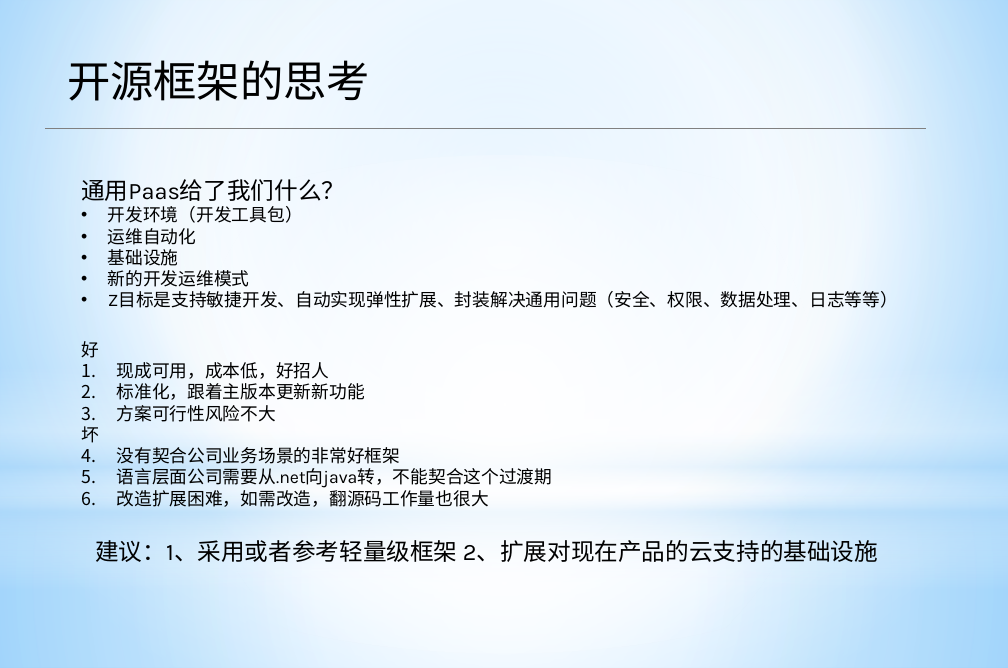
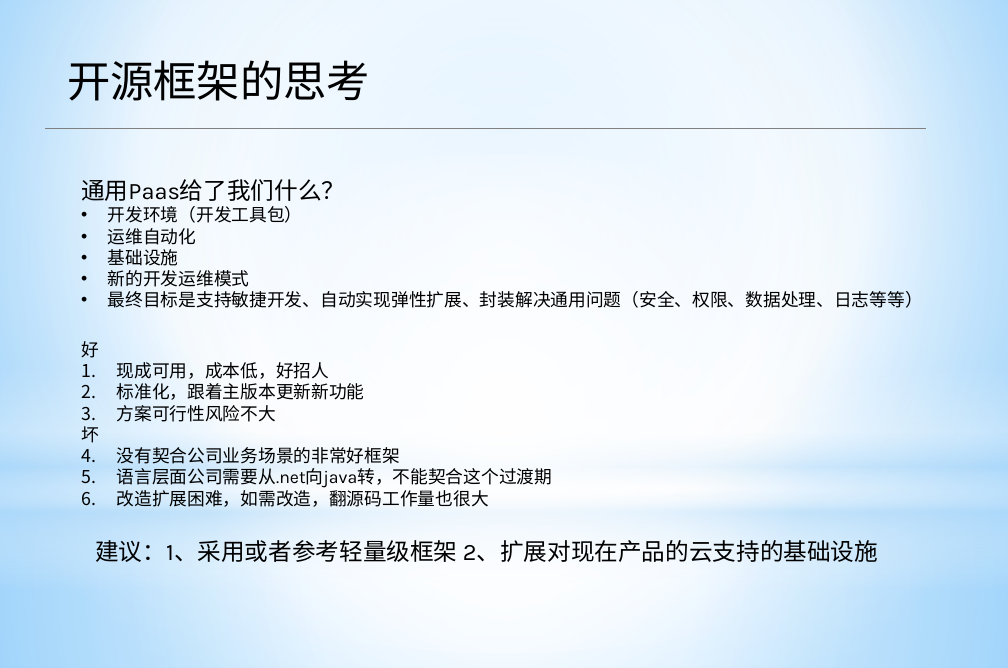
Before and after one commit to apporoad/DesignAndScheme2017, a slide deck: slide 3 of c云服务架构/Paas架构设计.pptx (slide 12 before the commit). Drawn at 1008x668 pixels with LibreOffice and Linux fonts; fonts in the diff are those of the drawing. Boxes give left, top, right and bottom in pixels: in the first picture for what was removed or moved away, otherwise in the second. Text is boxed around its words. In the diff, an @@ line names an element or a change of style, - is before the commit and + after.

```diff
--- a/c云服务架构/Paas架构设计.pptx
+++ b/c云服务架构/Paas架构设计.pptx
@@ text at (108, 291, 923, 308): text changed @@
-• Z目标是支持敏捷开发、自动实现弹性扩展、封装解决通用问题（安全、权限、数据处理、日志等等）
+• 最终目标是支持敏捷开发、自动实现弹性扩展、封装解决通用问题（安全、权限、数据处理、日志等等）
```
Also in this commit, not shown: 7 other slides changed, 1 slide added, 12 slides removed, 5 other files.
